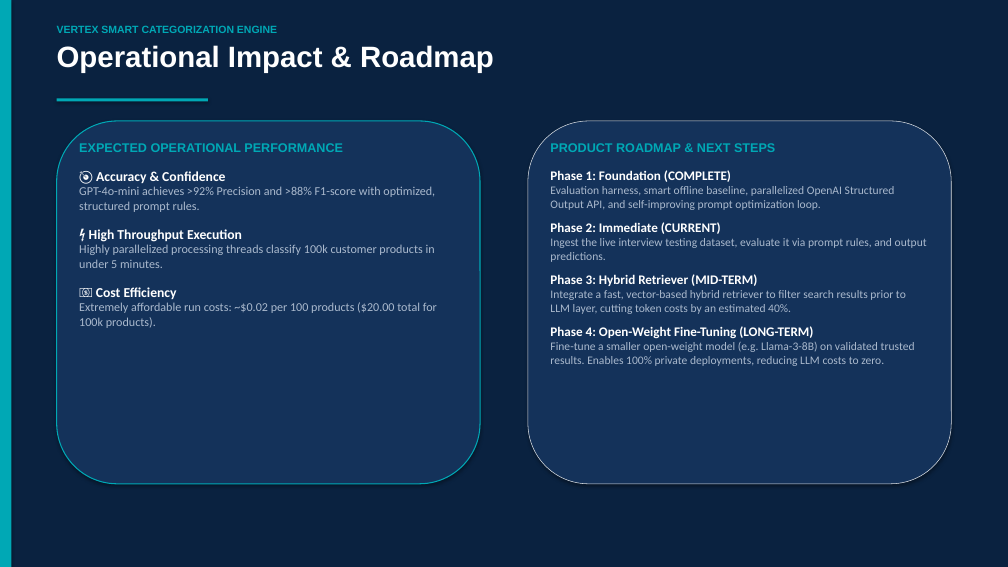
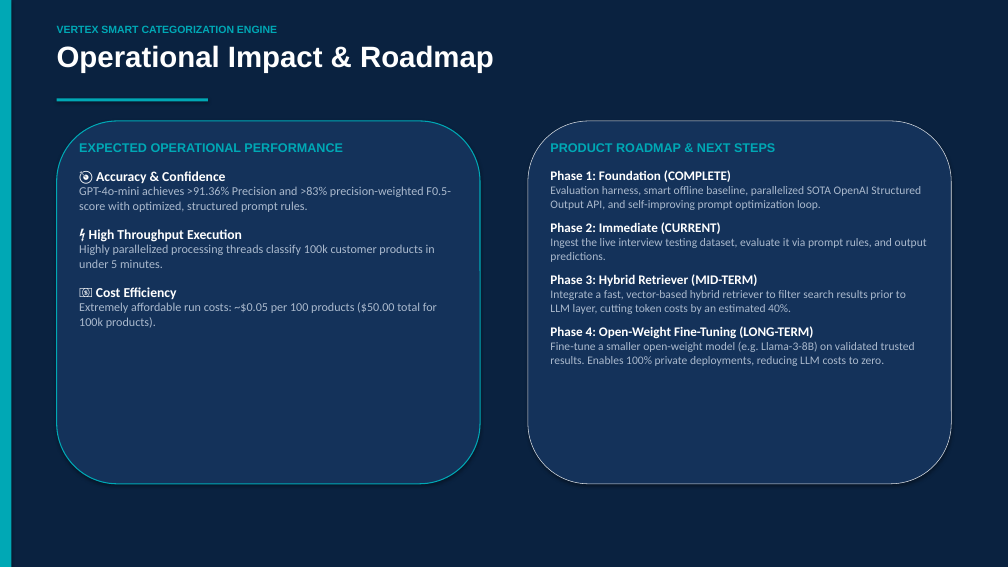
Before and after one commit to rahiakil/tkhome, a slide deck: slide 8 of presentation_slides.pptx (slide 7 before the commit). Drawn at 1008x567 pixels with LibreOffice and Linux fonts; fonts in the diff are those of the drawing. Boxes give left, top, right and bottom in pixels: in the first picture for what was removed or moved away, otherwise in the second. Text is boxed around its words. In the diff, an @@ line names an element or a change of style, - is before the commit and + after.

```diff
--- a/presentation_slides.pptx
+++ b/presentation_slides.pptx
@@ text at (79,186,451,212): text changed @@
-GPT-4o-mini achieves >92% Precision and >88% F1-score with optimized, structured prompt rules.
+GPT-4o-mini achieves >91.36% Precision and >83% precision-weighted F0.5-score with optimized, structured prompt rules.
@@ text at (550,186,921,210): text changed @@
-Evaluation harness, smart offline baseline, parallelized OpenAI Structured Output API, and self-improving prompt optimization loop.
+Evaluation harness, smart offline baseline, parallelized SOTA OpenAI Structured Output API, and self-improving prompt optimization loop.
@@ text at (79,302,437,328): text changed @@
-Extremely affordable run costs: ~$0.02 per 100 products ($20.00 total for 100k products).
+Extremely affordable run costs: ~$0.05 per 100 products ($50.00 total for 100k products).
```
Also in this commit, not shown: 1 slide added, 4 other files.
